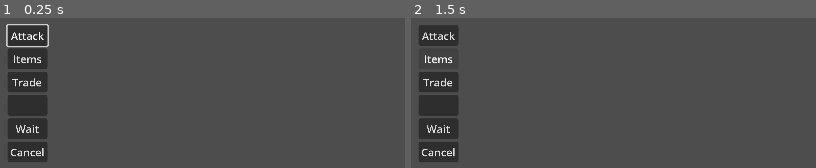
Above: before the commit, frames 1-2 (left to right).
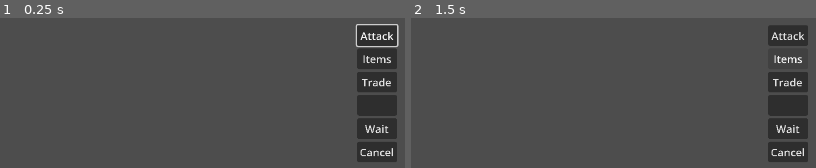
Above: after the commit, the same moments.

Repository: TheKangGaming/bloomblight
Game: Godot game, scene res://Menus/ActionMenu.tscn
Two runs of this game, one before a commit and one after it. Both use one fixed random seed, a clock stepped at 60 frames per second and the inputs below. This scene is started directly instead of the project's main scene.
Inputs:
- Up to frame 1 (0.25 s): no input
- Up to frame 2 (1.5 s): click "Attack" at 0.5 s; click "Items" at 1.25 s

The runs differ from the first frame. In frame 1, 16% of the frame differs, in the area x 1-99%, y 4-96%; in frame 2, 13%.
Error in both runs: Invalid access to property or key '_cursor' on a base object of type 'Window'. (res://Menus/ActionMenu.gd:3)

Commit message:
Fixed Action Menu

Diff:
--- a/GameBoard/GameBoard.gd
+++ b/GameBoard/GameBoard.gd
@@ -343,6 +343,11 @@
 ## Updates the interactive path's drawing if there's an active and selected unit.
 func _on_Cursor_moved(new_cell: Vector2) -> void:
 	if _active_unit and _active_unit.is_selected and _unit_path._pathfinder:
+		if _walkable_cells.has(new_cell):
+			_unit_path.draw(_active_unit.cell, new_cell)
+		else:
+			# If they move the mouse out of bounds, stop drawing the path
+			_unit_path.stop()
 		_unit_path.draw(_active_unit.cell, new_cell)
 	elif _unit_overlay != null and _walkable_cells != []:
 		_walkable_cells.clear()
@@ -360,26 +365,20 @@
 func _show_action_menu() -> void:
 	var action_menu
 
-	# If the menu exists, grab it. If not, create it!
 	if has_node("ActionMenu"):
 		action_menu = $ActionMenu
 	else:
 		action_menu = ActionMenu.instantiate()
-		action_menu.name = "ActionMenu" # Name it so we can find it next time
+		action_menu.name = "ActionMenu"
+		# Optional: Add it to a dedicated UI layer if you have one,
+		# e.g., get_node("/root/Main/CanvasLayer").add_child(action_menu)
 		add_child(action_menu)
 
 	action_menu.show()
 
-	# Move the menu roughly to where the unit is standing
-	var screen_pos = grid.calculate_map_position(_active_unit.cell)
-
-	# Safely handle either offset or position depending on your UI setup
-	if "offset" in action_menu:
-		action_menu.offset = screen_pos + Vector2(30, -100) # Boosted way up!
-	else:
-		action_menu.position = screen_pos + Vector2(30, -100)
-
-	# Freeze the cursor so the player can navigate the menu
+	# REMOVED: All the screen_pos and offset calculations.
+	# The menu will now rely on the static anchors you set in ActionMenu.tscn!
+
 	_cursor.is_active = false
 
 
--- a/Menus/ActionMenu.tscn
+++ b/Menus/ActionMenu.tscn
@@ -6,16 +6,15 @@
 script = ExtResource("1_ol1qx")
 
 [node name="VBoxContainer" type="VBoxContainer" parent="." unique_id=1356150704]
-anchors_preset = 8
-anchor_left = 0.5
+anchors_preset = 6
+anchor_left = 1.0
 anchor_top = 0.5
-anchor_right = 0.5
+anchor_right = 1.0
 anchor_bottom = 0.5
-offset_left = -20.0
-offset_top = -20.0
-offset_right = 20.0
-offset_bottom = 20.0
-grow_horizontal = 2
+offset_left = -60.0
+offset_top = -103.0
+offset_bottom = 103.0
+grow_horizontal = 0
 grow_vertical = 2
 scale = Vector2(0.4, 0.4)
 
